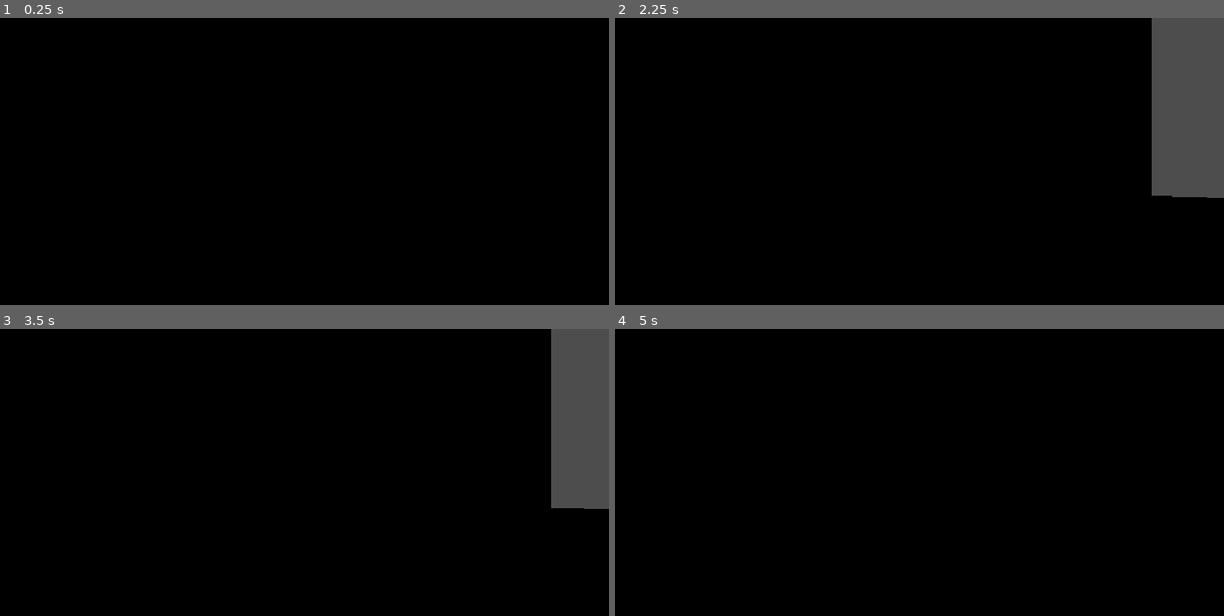
Above: before the commit, frames 1-4 (two rows, left to right).
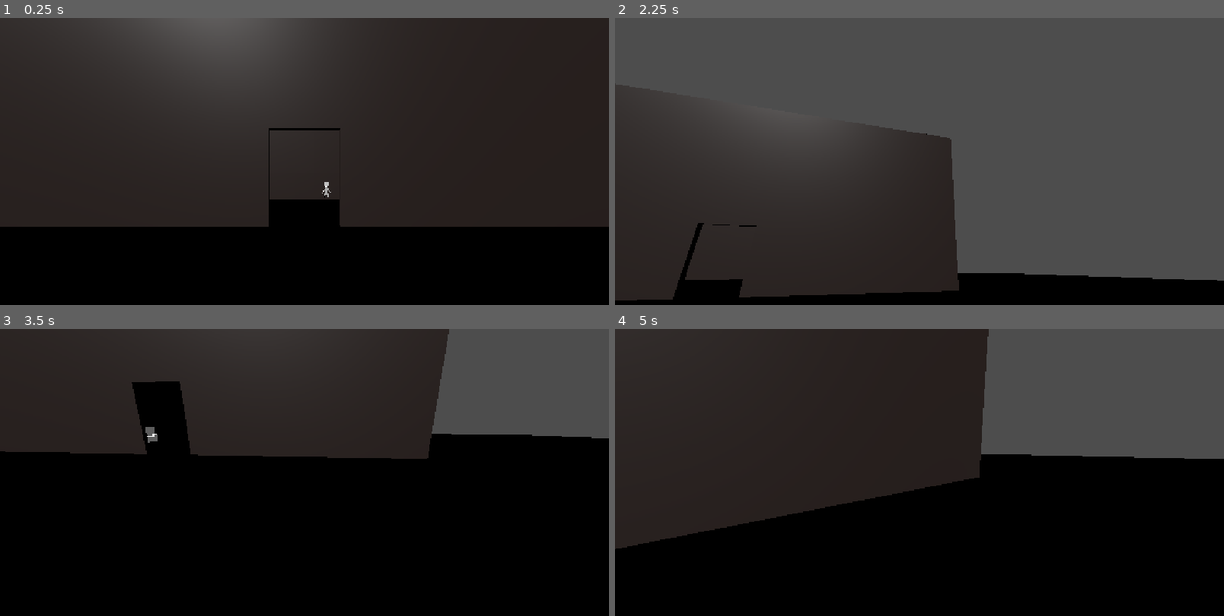
Above: after the commit, the same moments.

Repository: Dendrobyte/eye-of-attention
Game: Godot game, scene res://main.tscn
Same seed, same stepped clock (60 frames per second), same inputs: the game is played once before the commit and once after it.
Inputs (mouse positions are in pixels of both pictures, inside the frame that each line leads up to):
- Up to frame 1 (0.25 s): no input
- Up to frame 2 (2.25 s): tap Enter at 0.5 s; move the mouse to (1053, 172) at 0.52 s; hold D (MOVE_RIGHT) 0.53-1.28 s; move the mouse to (797, 204) at 1.27 s; hold S (MOVE_BACKWARD) 1.28-2.03 s; move the mouse to (980, 112) at 2.02 s; hold D (MOVE_RIGHT) from 2.03 s (still down)
- Up to frame 3 (3.5 s): move the mouse to (274, 567) at 2.77 s; release D (MOVE_RIGHT) at 2.78 s; hold W (MOVE_FORWARD) from 2.78 s (still down)
- Up to frame 4 (5 s): move the mouse to (1102, 549) at 3.52 s; release W (MOVE_FORWARD) at 3.53 s; hold A (MOVE_LEFT) from 3.53 s (still down); tap Escape (ESCAPE, bound only after the commit) at 4.15 s; move the mouse to (736, 449) at 4.27 s

The runs differ from the first frame. In frame 1, 72% of the frame differs, in the area x 0-100%, y 0-73%; in frame 2, 86%, in the area x 0-100%, y 0-99%; in frame 3, 39%; in frame 4, 56%.

Commit message:
Changed up asset sizing, player controler moving and camera moving

Diff:
--- a/spatial-memory-match/level_manager.gd
+++ b/spatial-memory-match/level_manager.gd
@@ -2,10 +2,10 @@
 
 var level_name = "prototype_map"
 var ITEM_POSITIONS = [] # NOTE: i don't think we need dicts, just remove when unused
-var PLAYER_POSITIONS = []
+var PLAYER_TRANSFORMS = [] # { "position": ..., "rotation": ... }
 
 var CHARACTER_MODEL = preload("res://assets/char_base.glb")
-var ITEM_SCENE = preload("res://assets/items/items.glb")
+var ITEM_SCENE = preload("res://assets/items.glb")
 
 # Called when the node enters the scene tree for the first time.
 func _ready() -> void:
@@ -20,13 +20,13 @@
 		if child_name.contains("PLAYER_POS"):
 			# only trim if the dict ends up being necessary
 			# var num: int = child_name.trim_prefix("PLAYER_POS_").to_int() # prefer hard error here
-			PLAYER_POSITIONS.append(child.position)
+			PLAYER_TRANSFORMS.append({"position": child.position, "rotation": child.rotation})
 			child.queue_free()
 		if child_name.contains("ITEM_POS"):
 			# var num: int = child_name.trim_prefix("PLAYER_POS_").to_int() # prefer hard error here
 			ITEM_POSITIONS.append(child.position)
 			child.queue_free()
-	print("Loaded item and player positions\n Player Count: ", len(PLAYER_POSITIONS), "\nItem Count: ", len(ITEM_POSITIONS))
+	print("Loaded item and player positions\n Player Count: ", len(PLAYER_TRANSFORMS), "\nItem Count: ", len(ITEM_POSITIONS))
 
 	# Get the items and then scatter them at those positions
 	var used_item_names = [] # TODO: Will use this for each character below
@@ -42,9 +42,10 @@
 	used_item_names.clear() # idk, memory
 
 	# Spawn player models at the player positions
-	for p_pos in PLAYER_POSITIONS:
+	for p_transform in PLAYER_TRANSFORMS:
 		var new_char = CHARACTER_MODEL.instantiate()
-		new_char.position = p_pos
+		new_char.position = p_transform.position
+		new_char.rotation = p_transform.rotation
 		char_parent.add_child(new_char)
 
 func extract_items(scene_packed):
--- a/spatial-memory-match/main.tscn
+++ b/spatial-memory-match/main.tscn
@@ -21,6 +21,14 @@
 
 [node name="CharacterParent" type="Node3D" parent="LevelManager" unique_id=459603274]
 
+[node name="Lights" type="Node3D" parent="LevelManager" unique_id=519051258]
+
+[node name="DirectionalLight3D" type="DirectionalLight3D" parent="LevelManager/Lights" unique_id=126248230]
+transform = Transform3D(0.82990915, 0.4477779, -0.3327849, 0, 0.5964971, 0.8026152, 0.5578986, -0.6660977, 0.49503842, -21.485598, 22.060188, 32.82515)
+
+[node name="OmniLight3D" type="OmniLight3D" parent="LevelManager/Lights" unique_id=1714262996]
+transform = Transform3D(1, 0, 0, 0, 1, 0, 0, 0, 1, 15.788761, 6.6555643, -31.139204)
+
 [node name="Character" type="CharacterBody3D" parent="." unique_id=1739137916]
 transform = Transform3D(1, 0, 0, 0, 1, 0, 0, 0, 1, 0, 2.207295, 14.966264)
 script = ExtResource("2_0xm2m")
--- a/spatial-memory-match/project.godot
+++ b/spatial-memory-match/project.godot
@@ -46,6 +46,16 @@
 , Object(InputEventKey,"resource_local_to_scene":false,"resource_name":"","device":-1,"window_id":0,"alt_pressed":false …(186 unchanged characters)…
 ]
 }
+EXIT={
+"deadzone": 0.2,
+"events": [Object(InputEventKey,"resource_local_to_scene":false,"resource_name":"","device":-1,"window_id":0,"alt_pressed":false,"shift_pressed":false,"ctrl_pressed":true,"meta_pressed":false,"pressed":false,"keycode":0,"physical_keycode":4194305,"key_label":0,"unicode":0,"location":0,"echo":false,"script":null)
+]
+}
+ESCAPE={
+"deadzone": 0.2,
+"events": [Object(InputEventKey,"resource_local_to_scene":false,"resource_name":"","device":-1,"window_id":0,"alt_pressed":false,"shift_pressed":false,"ctrl_pressed":false,"meta_pressed":false,"pressed":false,"keycode":0,"physical_keycode":4194305,"key_label":0,"unicode":0,"location":0,"echo":false,"script":null)
+]
+}
 
 [physics]
 
--- a/spatial-memory-match/scripts/character_1p.gd
+++ b/spatial-memory-match/scripts/character_1p.gd
@@ -1,17 +1,22 @@
 extends CharacterBody3D
 
 
-const SPEED = 5.0
-const JUMP_VELOCITY = 4.5
+@export var SPEED: float = 10.0
+@export var JUMP_VELOCITY = 4.5
+@export var MOUSE_SENSITIVITY = 0.0024
 
+var camera: Camera3D
+
+func _ready():
+	Input.set_mouse_mode(Input.MOUSE_MODE_CAPTURED)
+	camera = get_child(0)
 
 func _physics_process(delta: float) -> void:
 	# Add the gravity.
 	if not is_on_floor():
 		velocity += get_gravity() * delta
 
-	# Get the input direction and handle the movement/deceleration.
-	# As good practice, you should replace UI actions with custom gameplay actions.
+	# Handle the movement input
 	var input_dir := Input.get_vector("MOVE_LEFT", "MOVE_RIGHT", "MOVE_FORWARD", "MOVE_BACKWARD")
 	var direction := (transform.basis * Vector3(input_dir.x, 0, input_dir.y)).normalized()
 	if direction:
@@ -22,3 +27,28 @@
 		velocity.z = move_toward(velocity.z, 0, SPEED)
 
 	move_and_slide()
+
+# true is captured
+var mouse_mode_flag = false
+var camera_pitch = 0.0
+func _unhandled_input(event):
+	# Camera movement
+	if event is InputEventMouseMotion and Input.get_mouse_mode() == Input.MOUSE_MODE_CAPTURED:
+		rotate_y(-event.relative.x * MOUSE_SENSITIVITY)
+		camera_pitch = clamp(
+			camera_pitch - event.relative.y * MOUSE_SENSITIVITY,
+			deg_to_rad(-78.0),
+			deg_to_rad(78.0)
+		)
+		camera.rotation.x = camera_pitch
+
+	# Key pressed for debugging, menu, etc.
+	# Player always in scene so this is fine?
+	if event.is_action_pressed("EXIT"):
+		get_tree().quit()
+	if event.is_action_pressed("ESCAPE"):
+		if mouse_mode_flag:
+			Input.set_mouse_mode(Input.MOUSE_MODE_CAPTURED)
+		else:
+			Input.set_mouse_mode(Input.MOUSE_MODE_VISIBLE)
+		mouse_mode_flag = !mouse_mode_flag
Binary file changed: spatial-memory-match/assets/char_base.glb
Binary file added: spatial-memory-match/assets/items.glb
Not shown, changed: spatial-memory-match/assets/items.glb.import
Binary file removed: spatial-memory-match/assets/items/items.glb
Binary file changed: spatial-memory-match/assets/prototype_map.glb
Not shown, changed: Blender/char_base.blend1
Not shown, added: Blender/char_base.blend11
Not shown, changed: Blender/items.blend
Not shown, changed: Blender/items.blend1
Not shown, changed: Blender/prototype_map.blend
Not shown, changed: Blender/prototype_map.blend1
